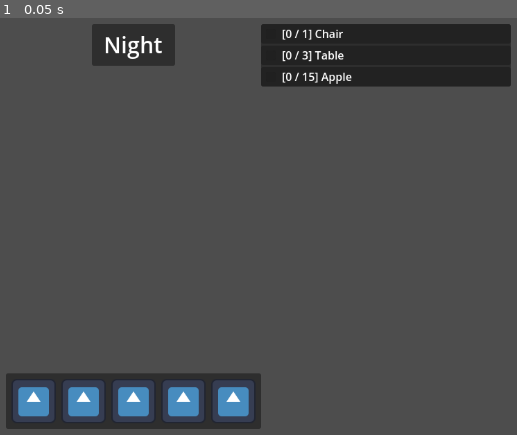
Above: before the commit, frame 1.
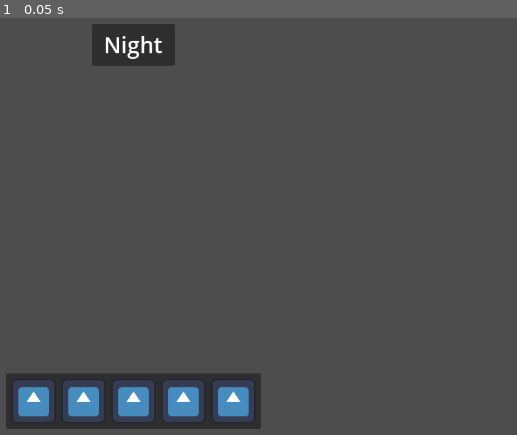
Above: after the commit, the same moment.

Repository: sjgillGit/GWJ80
Game: Godot game, scene res://PrivateDevRoom/Scenes/in_game_ui.tscn
The game is run twice, just before and just after one commit, with the same random seed, the same clock (stepped at 60 frames per second) and the same inputs. The project has no main scene, so this scene is started directly. The engine's default icon, where the game draws it, is replaced by a stand-in: a white triangle on a blue panel in a dark square.
Inputs:
- Up to frame 1 (0.05 s): no input

The runs differ from the first frame. In frame 1, 7.1% of the frame differs, in the area x 50-99%, y 1-17%.

Commit message:
added Timer, added UI to UI elements connections

Diff:
--- a/PrivateDevRoom/Scenes/Global/Global.gd
+++ b/PrivateDevRoom/Scenes/Global/Global.gd
@@ -1,6 +1,7 @@
 extends Node
 
-const SCENES_DICTIONARY : Dictionary[String, NodePath] = {
+const SCENES_DICTIONARY : Dictionary[String, String] = {
 	"MainMenu" : "res://PrivateDevRoom/Scenes/main_menu.tscn" ,
+	"MessageBox" : "res://PrivateDevRoom/Scenes/message_box.tscn" ,
 	"Settings" : "res://PrivateDevRoom/Scenes/settings.tscn"
 }
--- a/PrivateDevRoom/Scenes/SubScenes/pocket_inventory.tscn
+++ b/PrivateDevRoom/Scenes/SubScenes/pocket_inventory.tscn
@@ -4,11 +4,14 @@
 [ext_resource type="PackedScene" uid="uid://mpih3ytlnet3" path="res://PrivateDevRoom/Scenes/SubScenes/pocket_slot.tscn" id="2_vcrk5"]
 
 [node name="PocketInventory" type="PanelContainer" node_paths=PackedStringArray("pockets", "pockets_container")]
+offset_right = 80.0
+offset_bottom = 80.0
 size_flags_horizontal = 4
 size_flags_vertical = 8
 script = ExtResource("1_a0o6h")
 pockets = [NodePath("MarginContainer/GridContainer/Slot0")]
 pockets_container = NodePath("MarginContainer/GridContainer")
+metadata/_custom_type_script = "uid://dn1ucna2p05w0"
 
 [node name="MarginContainer" type="MarginContainer" parent="."]
 layout_mode = 2
@@ -24,34 +27,3 @@
 
 [node name="Slot0" parent="MarginContainer/GridContainer" instance=ExtResource("2_vcrk5")]
 layout_mode = 2
-
-[node name="Testing" type="Control" parent="."]
-layout_mode = 2
-
-[node name="add" type="Button" parent="Testing"]
-layout_mode = 0
-offset_left = 105.0
-offset_top = 148.0
-offset_right = 113.0
-offset_bottom = 156.0
-text = "add pocket"
-
-[node name="remove" type="Button" parent="Testing"]
-layout_mode = 0
-offset_left = 121.0
-offset_top = 183.0
-offset_right = 188.0
-offset_bottom = 214.0
-text = "remove"
-
-[node name="drop_item" type="Button" parent="Testing"]
-layout_mode = 0
-offset_left = 257.0
-offset_top = 151.0
-offset_right = 342.0
-offset_bottom = 182.0
-text = "drop item"
-
-[connection signal="pressed" from="Testing/add" to="." method="_on_add_pressed"]
-[connection signal="pressed" from="Testing/remove" to="." method="_on_remove_pressed"]
-[connection signal="pressed" from="Testing/drop_item" to="." method="_on_drop_item_pressed"]
--- a/PrivateDevRoom/Scenes/SubScenes/task_bar.tscn
+++ b/PrivateDevRoom/Scenes/SubScenes/task_bar.tscn
@@ -12,6 +12,7 @@
 size_flags_vertical = 0
 script = ExtResource("1_cf2ov")
 tasks_container = NodePath("VBoxContainer")
+metadata/_custom_type_script = "uid://d0pvyesv2nor1"
 
 [node name="VBoxContainer" type="VBoxContainer" parent="."]
 layout_mode = 2
--- /dev/null
+++ b/PrivateDevRoom/Scenes/SubScenes/timer_panel.tscn
@@ -0,0 +1,22 @@
+[gd_scene load_steps=2 format=3 uid="uid://pxstp0eubbcl"]
+
+[ext_resource type="Script" uid="uid://brg1oluiv22ag" path="res://PrivateDevRoom/Scripts/SubScenes/timer_panel.gd" id="1_og0km"]
+
+[node name="TimerPanel" type="PanelContainer" node_paths=PackedStringArray("time_label")]
+offset_right = 120.0
+offset_bottom = 60.0
+size_flags_horizontal = 4
+size_flags_vertical = 0
+script = ExtResource("1_og0km")
+time_label = NodePath("TimerLabel")
+metadata/_custom_type_script = "uid://brg1oluiv22ag"
+
+[node name="TimerLabel" type="Label" parent="."]
+custom_minimum_size = Vector2(120, 60)
+layout_mode = 2
+size_flags_horizontal = 4
+size_flags_vertical = 0
+theme_override_font_sizes/font_size = 32
+text = "Night"
+horizontal_alignment = 1
+vertical_alignment = 1
--- a/PrivateDevRoom/Scenes/in_game_ui.tscn
+++ b/PrivateDevRoom/Scenes/in_game_ui.tscn
@@ -1,11 +1,16 @@
-[gd_scene load_steps=4 format=3 uid="uid://0u12ygea35q"]
+[gd_scene load_steps=5 format=3 uid="uid://0u12ygea35q"]
 
 [ext_resource type="Script" uid="uid://5dipfswld5ci" path="res://PrivateDevRoom/Scripts/in_game_ui.gd" id="1_d072m"]
+[ext_resource type="PackedScene" uid="uid://pxstp0eubbcl" path="res://PrivateDevRoom/Scenes/SubScenes/timer_panel.tscn" id="2_6vmd0"]
 [ext_resource type="PackedScene" uid="uid://b7sg7iky655mc" path="res://PrivateDevRoom/Scenes/SubScenes/task_bar.tscn" id="2_jj7yp"]
 [ext_resource type="PackedScene" uid="uid://b5sqb848jv55a" path="res://PrivateDevRoom/Scenes/SubScenes/pocket_inventory.tscn" id="3_rrm0x"]
 
-[node name="InGameUI" type="CanvasLayer"]
+[node name="InGameUI" type="CanvasLayer" node_paths=PackedStringArray("timer_panel", "task_bar", "pocket_inventory")]
 script = ExtResource("1_d072m")
+timer_panel = NodePath("MarginContainer/TimerPanel")
+task_bar = NodePath("MarginContainer/TaskBar")
+pocket_inventory = NodePath("MarginContainer/PocketInventory")
+metadata/_custom_type_script = "uid://5dipfswld5ci"
 
 [node name="MarginContainer" type="MarginContainer" parent="."]
 anchors_preset = 15
@@ -19,20 +24,8 @@
 theme_override_constants/margin_right = 32
 theme_override_constants/margin_bottom = 32
 
-[node name="TimerPanel" type="PanelContainer" parent="MarginContainer"]
+[node name="TimerPanel" parent="MarginContainer" instance=ExtResource("2_6vmd0")]
 layout_mode = 2
-size_flags_horizontal = 4
-size_flags_vertical = 0
-
-[node name="TimerLabel" type="Label" parent="MarginContainer/TimerPanel"]
-custom_minimum_size = Vector2(120, 60)
-layout_mode = 2
-size_flags_horizontal = 4
-size_flags_vertical = 0
-theme_override_font_sizes/font_size = 32
-text = "Night"
-horizontal_alignment = 1
-vertical_alignment = 1
 
 [node name="TaskBar" parent="MarginContainer" instance=ExtResource("2_jj7yp")]
 layout_mode = 2
--- a/PrivateDevRoom/Scenes/main_menu.tscn
+++ b/PrivateDevRoom/Scenes/main_menu.tscn
@@ -1,7 +1,6 @@
-[gd_scene load_steps=3 format=3 uid="uid://3f7d7f8g4sha"]
+[gd_scene load_steps=2 format=3 uid="uid://3f7d7f8g4sha"]
 
 [ext_resource type="Script" uid="uid://ccngljmxq5wuu" path="res://PrivateDevRoom/Scripts/main_menu.gd" id="1_g2jti"]
-[ext_resource type="PackedScene" uid="uid://uinurfovxmcg" path="res://PrivateDevRoom/Scenes/settings.tscn" id="2_3lbsf"]
 
 [node name="MainMenu" type="Control"]
 layout_mode = 3
@@ -11,7 +10,6 @@
 grow_horizontal = 2
 grow_vertical = 2
 script = ExtResource("1_g2jti")
-settings_scene = ExtResource("2_3lbsf")
 
 [node name="MarginContainer" type="MarginContainer" parent="."]
 layout_mode = 1
--- /dev/null
+++ b/PrivateDevRoom/Scripts/Global/global_ingame.gd
@@ -0,0 +1,2 @@
+extends Node
+# TODO change to proper name
--- a/PrivateDevRoom/Scripts/SubScenes/pocket_inventory.gd
+++ b/PrivateDevRoom/Scripts/SubScenes/pocket_inventory.gd
@@ -29,17 +29,10 @@
 
 func _ready() -> void:
 	_expand_pockets()
-	print(pockets_container.get_children())
 
 func _expand_pockets() -> void:
 	for i in pockets_amount - pockets.size():
 		var new_pocket = pockets[0].duplicate()
-
-		# prevent duplicating items on creating extra pockets
-		# not necessary, since pockets will be probably added between days
-		#for child in new_pocket.get_children():
-			#child.queue_free()
-
 		new_pocket.name = new_slot_name_prefix + str(pockets.size())
 		pockets.append(new_pocket)
 		pockets_container.add_child(new_pocket)
@@ -94,14 +87,9 @@
 				return pocket.give_item()
 			return null
 
-
-func _on_remove_pressed() -> void:
-	pockets_amount -= 1
-
-
-func _on_add_pressed() -> void:
-	pockets_amount += 1
-
-
-func _on_drop_item_pressed() -> void:
-	print(drop_item_in_selected_slot())
+func collect_item(item_to_collect) -> bool :
+	for pocket in pockets:
+		if pocket.stored_item == null:
+			pocket.take_item(item_to_collect)
+			return true
+	return false
--- a/PrivateDevRoom/Scripts/SubScenes/pocket_slot.gd
+++ b/PrivateDevRoom/Scripts/SubScenes/pocket_slot.gd
@@ -15,7 +15,6 @@
 func take_item(new_item) -> void:
 	stored_item = new_item
 	#icon = new_item.pocket_icon
-	# add weight of item to player's total weight
 
 func give_item():
 	var item_to_return = stored_item
--- a/PrivateDevRoom/Scripts/SubScenes/task_bar.gd
+++ b/PrivateDevRoom/Scripts/SubScenes/task_bar.gd
@@ -1,15 +1,7 @@
 class_name TaskBar
-extends Control
+extends PanelContainer
 
 @export var tasks_container : VBoxContainer
-
-func _ready():
-	#test list of items
-	get_task_list({
-		"Chair" : 1 ,
-		"Table" : 3 ,
-		"Apple" : 15
-		})
 
 func get_task_list(tasks_dictionary : Dictionary) -> void:
 	for task in tasks_dictionary:
--- /dev/null
+++ b/PrivateDevRoom/Scripts/SubScenes/timer_panel.gd
@@ -0,0 +1,15 @@
+class_name TimerPanel
+extends PanelContainer
+
+@export_group("Internal connections")
+@export var time_label : Label
+
+var nighttime_triggered : bool = false
+
+func update_time(new_time_seconds : int) -> void:
+	if nighttime_triggered: return
+	time_label.text = "%02d:%02d" % [roundi(new_time_seconds / 60) , new_time_seconds % 60]
+
+func trigger_nighttime() -> void:
+	time_label.text = "Night"
+	nighttime_triggered = true
--- a/PrivateDevRoom/Scripts/in_game_ui.gd
+++ b/PrivateDevRoom/Scripts/in_game_ui.gd
@@ -1,5 +1,38 @@
+class_name InGameUI
 extends CanvasLayer
 
+@export_group("Internal connections")
+@export var timer_panel : TimerPanel
+@export var task_bar : TaskBar
+@export var pocket_inventory : PocketInventory
 
-#func _process(delta: float) -> void:
-	#print($MarginContainer/TaskBar.size)
+#region TimerPanel
+func update_timer(new_time_seconds : int) -> void:
+	timer_panel.update_time(new_time_seconds)
+
+# TODO Connect to in-game-global signal of nighttime
+func nighttime_triggered() -> void:
+	timer_panel.trigger_nighttime()
+#endregion
+
+#region TaskBar
+func pass_tasks(tasks_dictionary : Dictionary) -> void:
+	task_bar.get_task_list(tasks_dictionary)
+
+func pass_collected_items_amount(collected_items_dictionary : Dictionary) -> void:
+	task_bar.new_items_collected(collected_items_dictionary)
+#endregion
+
+#region PocketInventory
+func pockets_select_next_pocket_slot() -> void:
+	pocket_inventory.select_next_pocket()
+
+func pockets_select_previous_pocket_slot() -> void:
+	pocket_inventory.select_previous_pocket()
+
+func pockets_add_item(item_to_collect) -> bool:
+	return pocket_inventory.collect_item(item_to_collect)
+
+func drop_item_in_selected_slot() : # -> pocket_item class
+	return pocket_inventory.drop_item_in_selected_slot()
+#endregion
--- a/PrivateDevRoom/Scripts/message_box.gd
+++ b/PrivateDevRoom/Scripts/message_box.gd
@@ -1,8 +1,5 @@
 class_name MessageBox
 extends Control
-
-# TODO chage path before merging into main
-const SELF_SCENE : PackedScene = preload("res://PrivateDevRoom/Scenes/message_box.tscn")
 
 @export_group("Internal connections")
 @export var title_label : Label
@@ -10,7 +7,9 @@
 
 
 static func new_messsage_box(title : String , text : String) -> MessageBox:
-	var new_message_box : MessageBox = SELF_SCENE.instantiate()
+	#var new_message_box_scene = load(Global.SCENES_DICTIONARY.MessageBox) # Uncomment after setting up global
+	var new_message_box_scene = load("res://PrivateDevRoom/Scenes/message_box.tscn") # < Temp
+	var new_message_box : MessageBox = new_message_box_scene.instantiate()
 	new_message_box.title_label.text = title
 	new_message_box.message_label.text = text
 	return new_message_box
Not shown, added: PrivateDevRoom/Scripts/Global/global_ingame.gd.uid
Not shown, added: PrivateDevRoom/Scripts/SubScenes/timer_panel.gd.uid
Not shown, changed: PrivateDevRoom/UI_plan.txt
